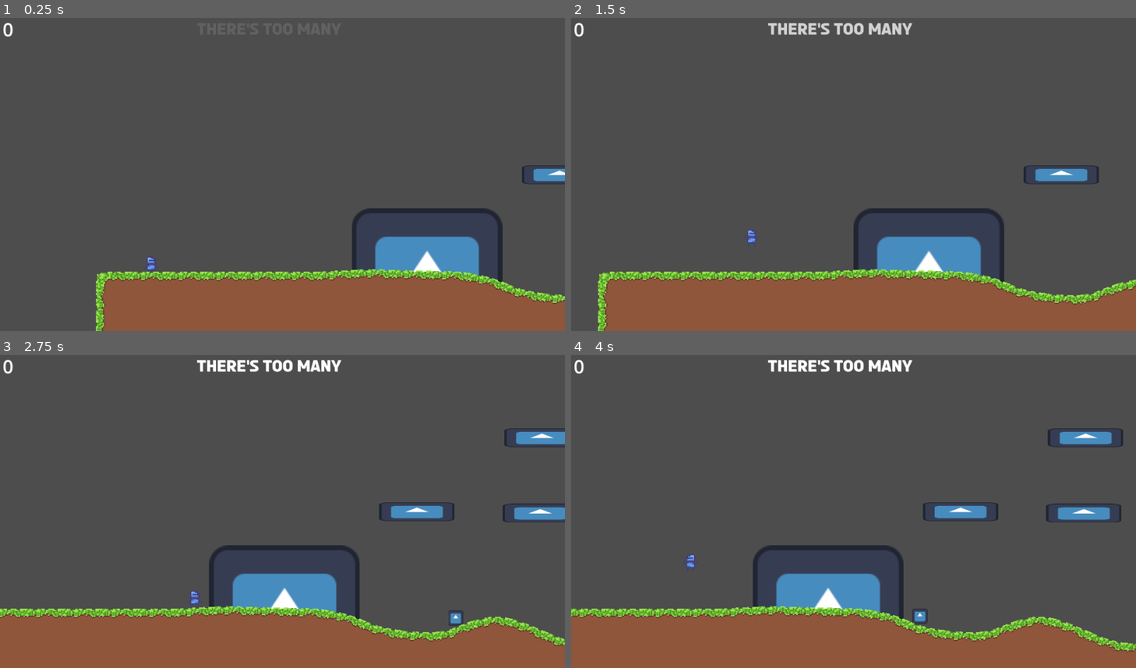
Above: before the commit, frames 1-4 (two rows, left to right).
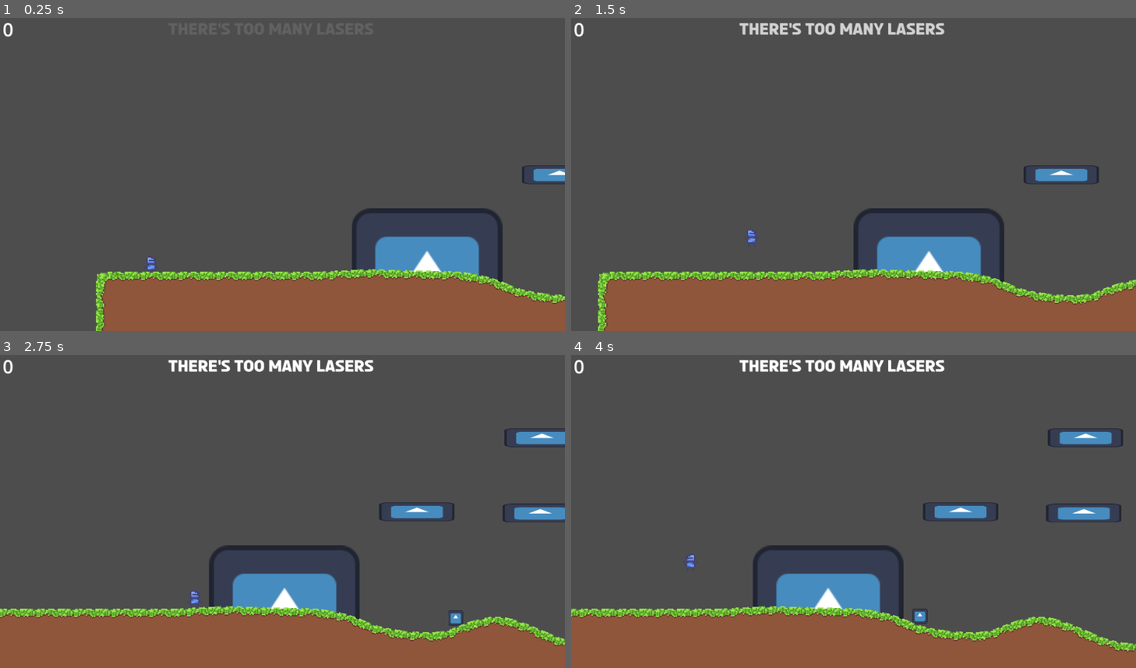
Above: after the commit, the same moments.

Repository: charliegregg/TriJamTTT
Game: Godot game, scene res://levels/level1.tscn
Two runs of this game, one before a commit and one after it. Both use one fixed random seed, a clock stepped at 60 frames per second and the inputs below. The engine's default icon, where the game draws it, is replaced by a stand-in: a white triangle on a blue panel in a dark square.
Inputs (mouse positions are in pixels of both pictures, inside the frame that each line leads up to):
- Up to frame 1 (0.25 s): no input
- Up to frame 2 (1.5 s): tap Enter at 0.5 s; move the mouse to (977, 155) at 0.52 s; hold D (move_right) 0.53-1.25 s; hold Alt 0.53-1.25 s; click (977, 155) at 0.67 s; tap Space (move_jump) at 0.77 s; drag from (740, 187) to (825, 237) at 1.27 s
- Up to frame 3 (2.75 s): move the mouse to (339, 439) at 2.02 s; hold D (move_right) from 2.03 s (still down); hold Ctrl from 2.03 s (still down)
- Up to frame 4 (4 s): release D (move_right) at 2.75 s; release Ctrl at 2.75 s; drag from (825, 574) to (1023, 617) at 2.77 s; move the mouse to (1023, 558) at 3.52 s; hold A (move_left) from 3.53 s (still down); hold Alt from 3.53 s (still down); tap Space (move_jump) at 3.77 s

The runs differ from the first frame. In frame 2, 0.9% of the frame differs, in the area x 29-67%, y 1-6%; in frame 3, 1.0%; in frame 4, 1.0%.

Commit message:
move

Diff:
--- a/levels/level.tscn
+++ b/levels/level.tscn
@@ -281,7 +281,7 @@
 position = Vector2(6, 132)
 loading = NodePath("../CamAnch/Cam/Control/Control/Loading")
 
-[node name="Level" type="StaticBody2D" parent="." groups=["ground"]]
+[node name="Level" type="StaticBody2D" parent="."]
 z_index = 11
 
 [node name="LeftLevel" type="Node2D" parent="Level"]
@@ -359,6 +359,7 @@
 offset_top = -509.0
 offset_right = 186.0
 offset_bottom = -455.0
+level_name = "lasers"
 
 [node name="flag" parent="." instance=ExtResource("6_vgl56")]
 position = Vector2(12800, -1030)
@@ -501,17 +502,21 @@
 position = Vector2(12312, -895)
 
 [node name="laser" parent="." instance=ExtResource("20_v4srs")]
-position = Vector2(10078, 202)
+position = Vector2(10101, 198)
 rotation = 1.5708
 cycle = 12.0
+start = 9.0
+end = 12.0
 
 [node name="laser2" parent="." instance=ExtResource("20_v4srs")]
-position = Vector2(9906, -77)
+position = Vector2(9912, -78)
 rotation = 1.5708
 cycle = 12.0
+start = 6.0
+end = 9.0
 
 [node name="laser3" parent="." instance=ExtResource("20_v4srs")]
-position = Vector2(9826, -403)
+position = Vector2(9838, -401)
 rotation = 1.5708
 cycle = 12.0
 
--- a/scenes/laser.tscn
+++ b/scenes/laser.tscn
@@ -77,7 +77,7 @@
 [node name="RayCast2D" type="RayCast2D" parent="Beam"]
 unique_name_in_owner = true
 scale = Vector2(1, 0.01)
-target_position = Vector2(0, -1024)
+target_position = Vector2(0, -10240)
 
 [node name="EndSprite" type="Sprite2D" parent="."]
 z_index = -1
